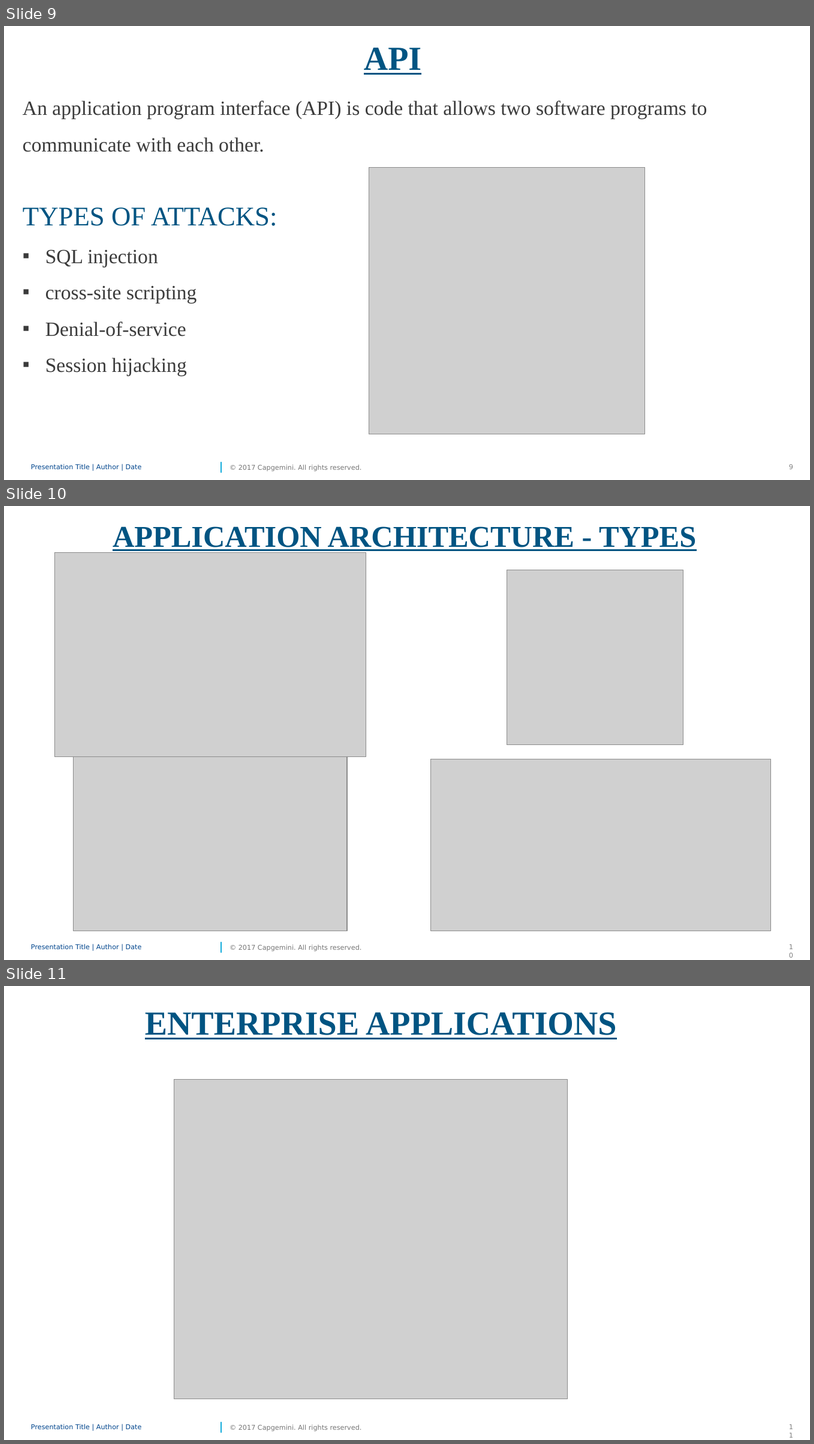
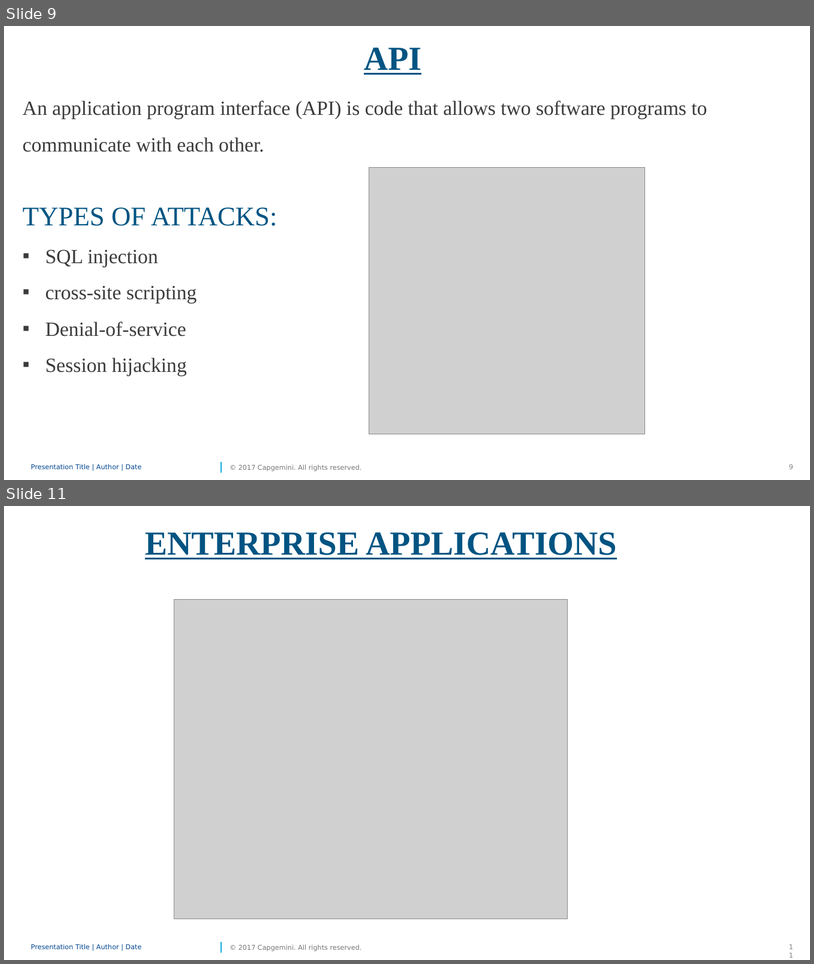
Before and after one commit to MENAGAMM/PPT, a slide deck: network services.pptx. Shown one above the other, each under a label of ours: slides 9, 10 and 11 before the commit, slides 9 and 11 after it; the slides between them are not shown. The pictures are 814x1444 and 814x964 pixels, drawn with LibreOffice and Linux fonts; fonts in the diff are those of the drawing; grey boxes stand for pictures; background and template pictures are left out. Boxes give left, top, right and bottom in pixels: in the first picture for what was removed or moved away, otherwise in the second. Text is boxed around its words. In the diff, an @@ line names an element or a change of style, - is before the commit and + after.

```diff
--- a/network services.pptx
+++ b/network services.pptx
@@ slide 10 removed at (4, 506, 810, 960), background #FFFFFF; not listed: 4 template elements that a slide beside it also shows @@
@@ text removed at (113, 526, 696, 553) @@
-APPLICATION ARCHITECTURE - TYPES
@@ picture removed at (55, 552, 366, 756) @@
@@ picture removed at (507, 570, 683, 744) @@
@@ picture removed at (74, 756, 348, 931) @@
@@ picture removed at (431, 759, 771, 931) @@
```
Also in this commit, not shown: 2 slides changed, 1 slide added.
